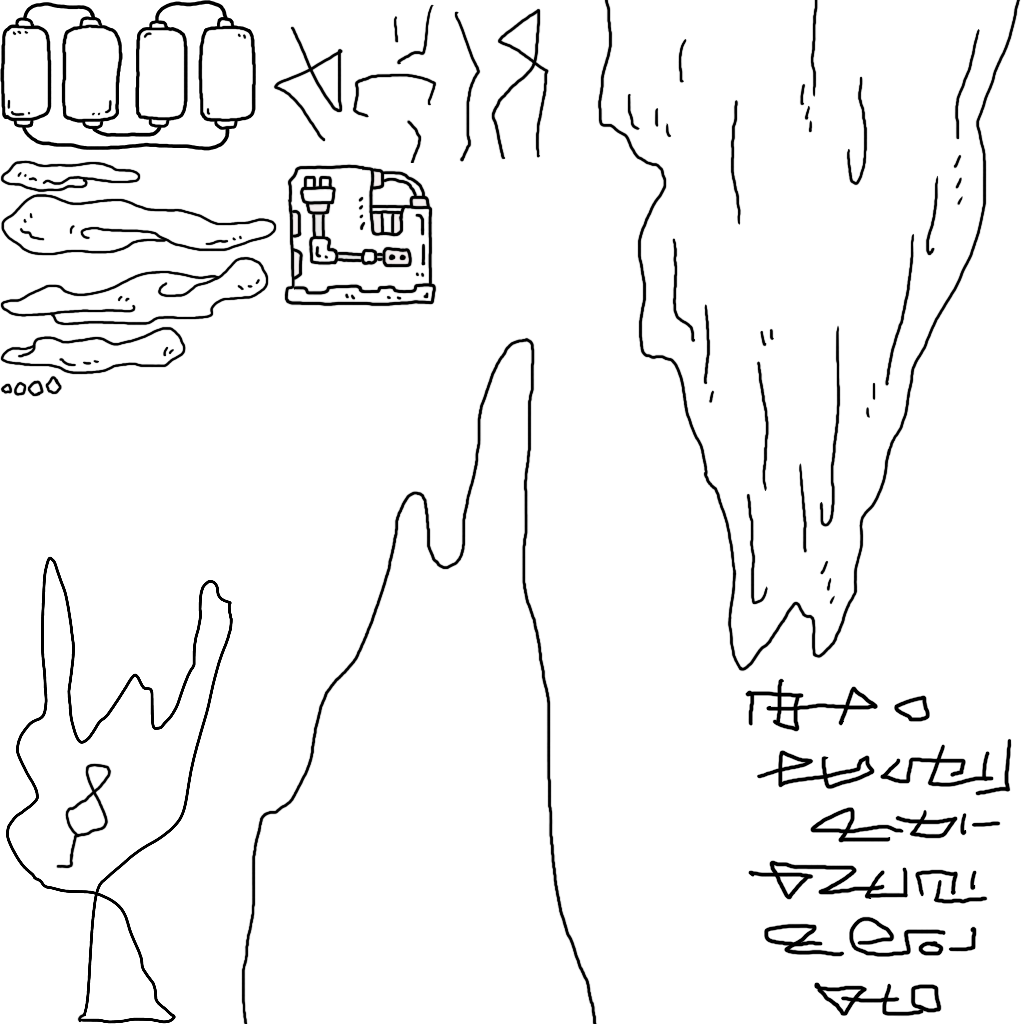
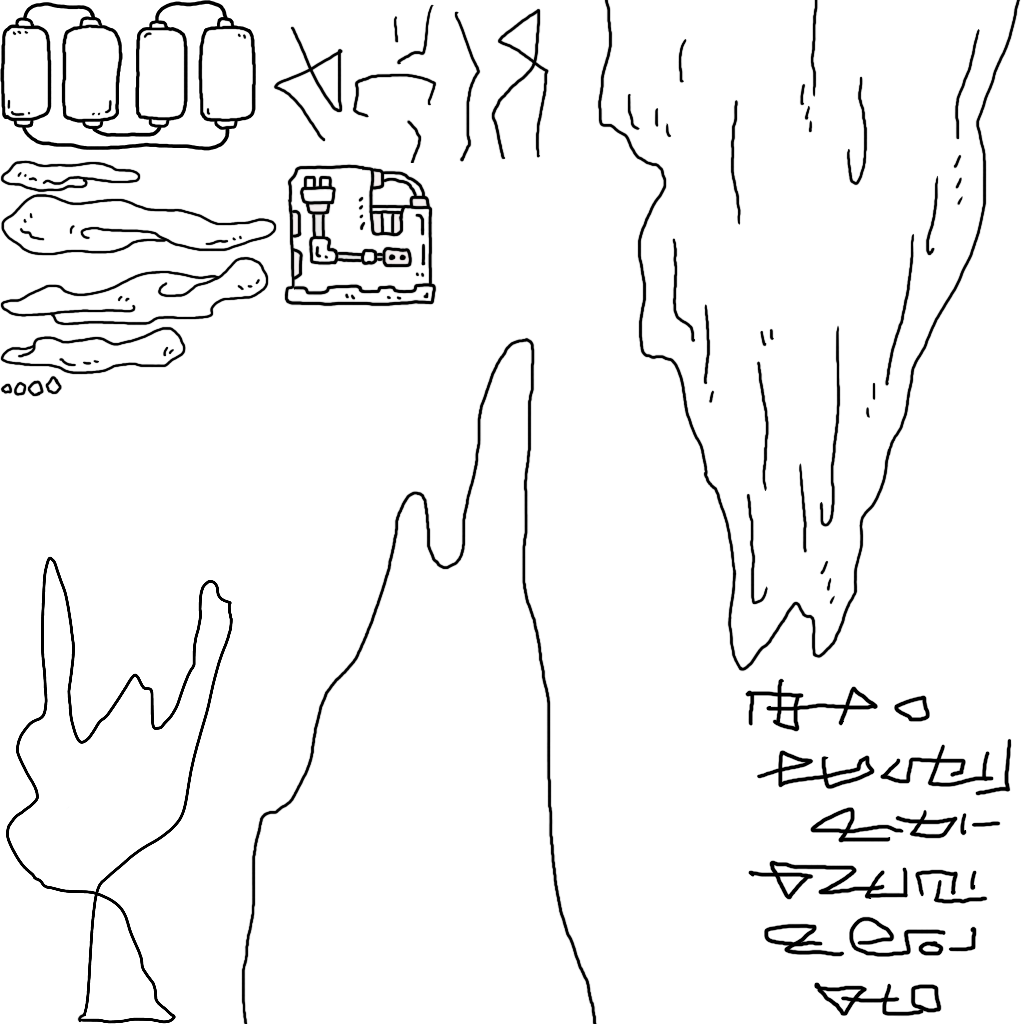
Comparing the layer stacks of the two 1024 x 1024 images. Changes:
pixels changed over (x1=55, y1=763, x2=112, y2=869) (layer not identified)
